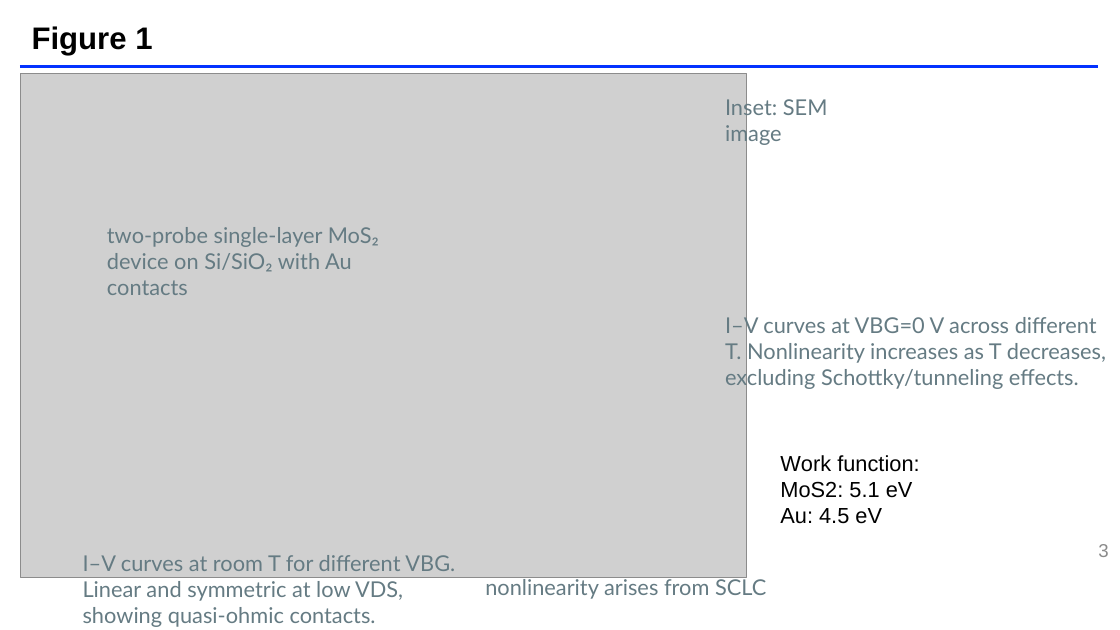
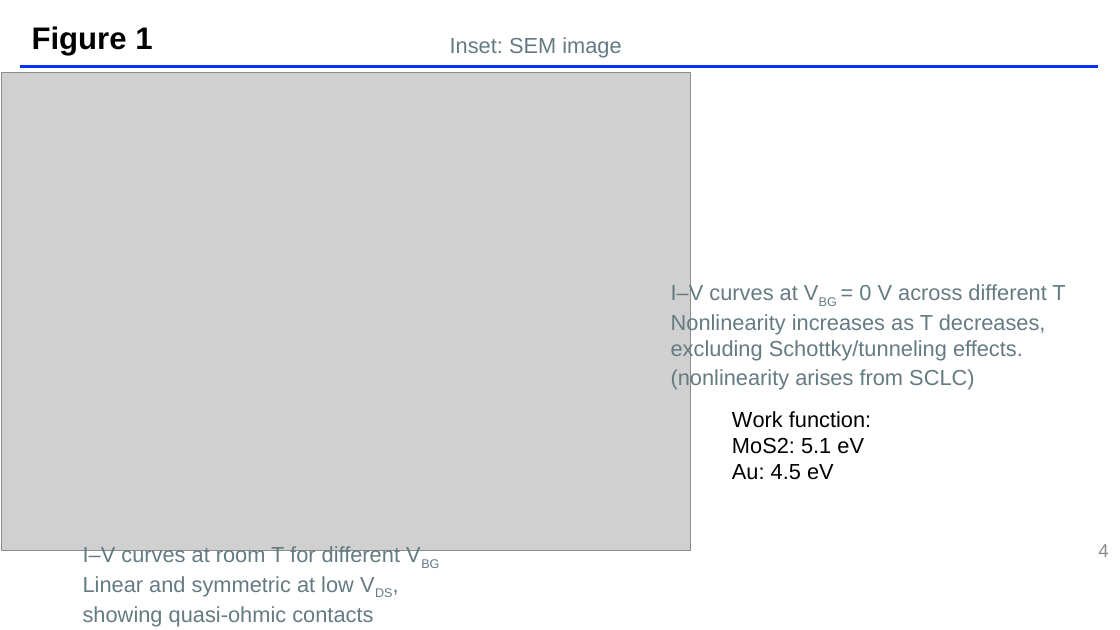
Before and after one commit to Coffeeyaya/PHYSICS_MASTER, a slide deck: slide 4 of mos2/mos2_1/note.pptx (slide 3 before the commit). Drawn at 1120x630 pixels with LibreOffice and Linux fonts; fonts in the diff are those of the drawing; grey boxes stand for pictures; background and template pictures are left out. Boxes give left, top, right and bottom in pixels: in the first picture for what was removed or moved away, otherwise in the second. Text is boxed around its words. In the diff, an @@ line names an element or a change of style, - is before the commit and + after.

```diff
--- a/mos2/mos2_1/note.pptx
+++ b/mos2/mos2_1/note.pptx
@@ text "Inset: SEM image" moved from (x1=725, y1=96, x2=828, y2=146) to (x1=450, y1=37, x2=621, y2=57) @@
@@ text "Inset: SEM image" at (x1=450, y1=37, x2=621, y2=57): font Lato to Arial @@
@@ picture resized from (x1=20, y1=73, x2=746, y2=577) to (x1=1, y1=73, x2=690, y2=551) @@
@@ text removed at (x1=107, y1=227, x2=379, y2=272) @@
-two-probe single-layer MoS₂ device on Si/SiO₂ with Au contacts
@@ text at (x1=671, y1=283, x2=1065, y2=361): text changed; font Lato to Arial @@
-I–V curves at VBG=0 V across different T. Nonlinearity increases as T decreases, excluding Schottky/tunneling effects.
+I–V curves at VBG = 0 V across different T
+Nonlinearity increases as T decreases, excluding Schottky/tunneling effects.
@@ text at (x1=671, y1=368, x2=974, y2=390): text changed; font Lato to Arial @@
-nonlinearity arises from SCLC
+(nonlinearity arises from SCLC)
@@ text "Work function:" moved from (x1=780, y1=455, x2=919, y2=524) to (x1=732, y1=411, x2=871, y2=480) @@
@@ text "I–V curves at room T ..." moved from (x1=83, y1=555, x2=455, y2=627) to (x1=83, y1=545, x2=400, y2=626) @@
@@ text at (x1=83, y1=545, x2=400, y2=567): text changed; font Lato to Arial @@
-I–V curves at room T for different VBG.
+I–V curves at room T for different VBG
@@ page number at (x1=1098, y1=544, x2=1108, y2=557): text changed @@
-3
+4
@@ text at (x1=83, y1=576, x2=354, y2=597): font Lato to Arial in "Linear and symmetric at low VDS,"; now subscript in "VDS," @@
@@ text at (x1=83, y1=606, x2=373, y2=626): text changed; font Lato to Arial @@
-showing quasi-ohmic contacts.
+showing quasi-ohmic contacts
```
Also in this commit, not shown: 1 other slide changed, 2 slides added, 5 other files.
